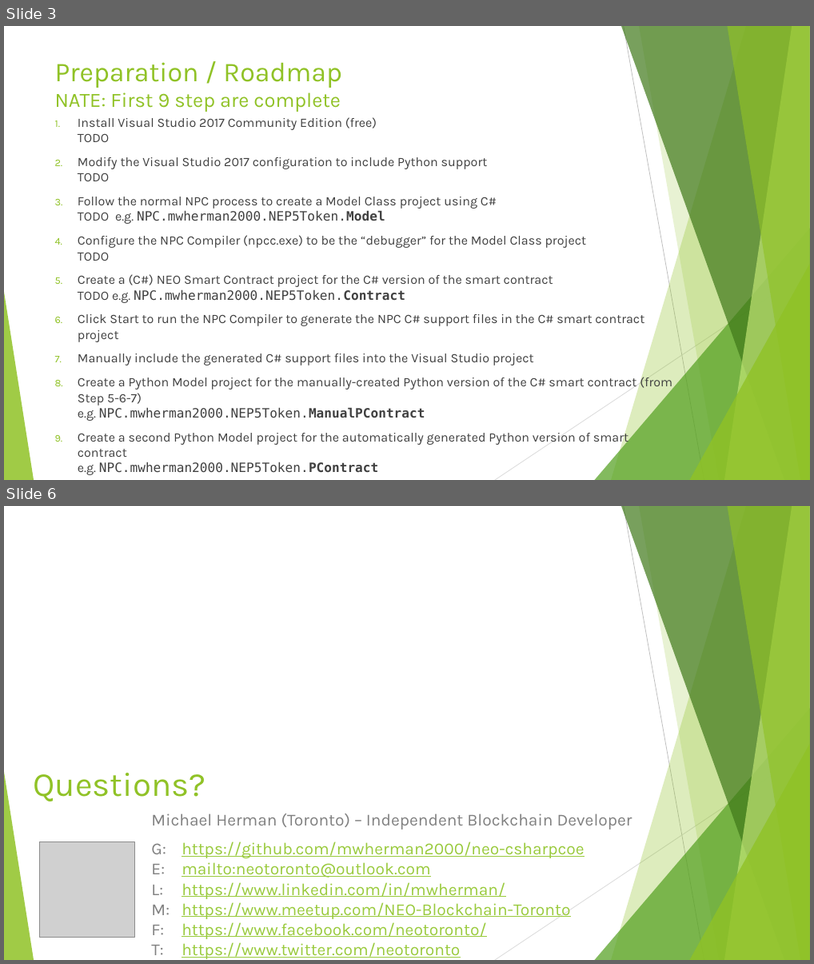
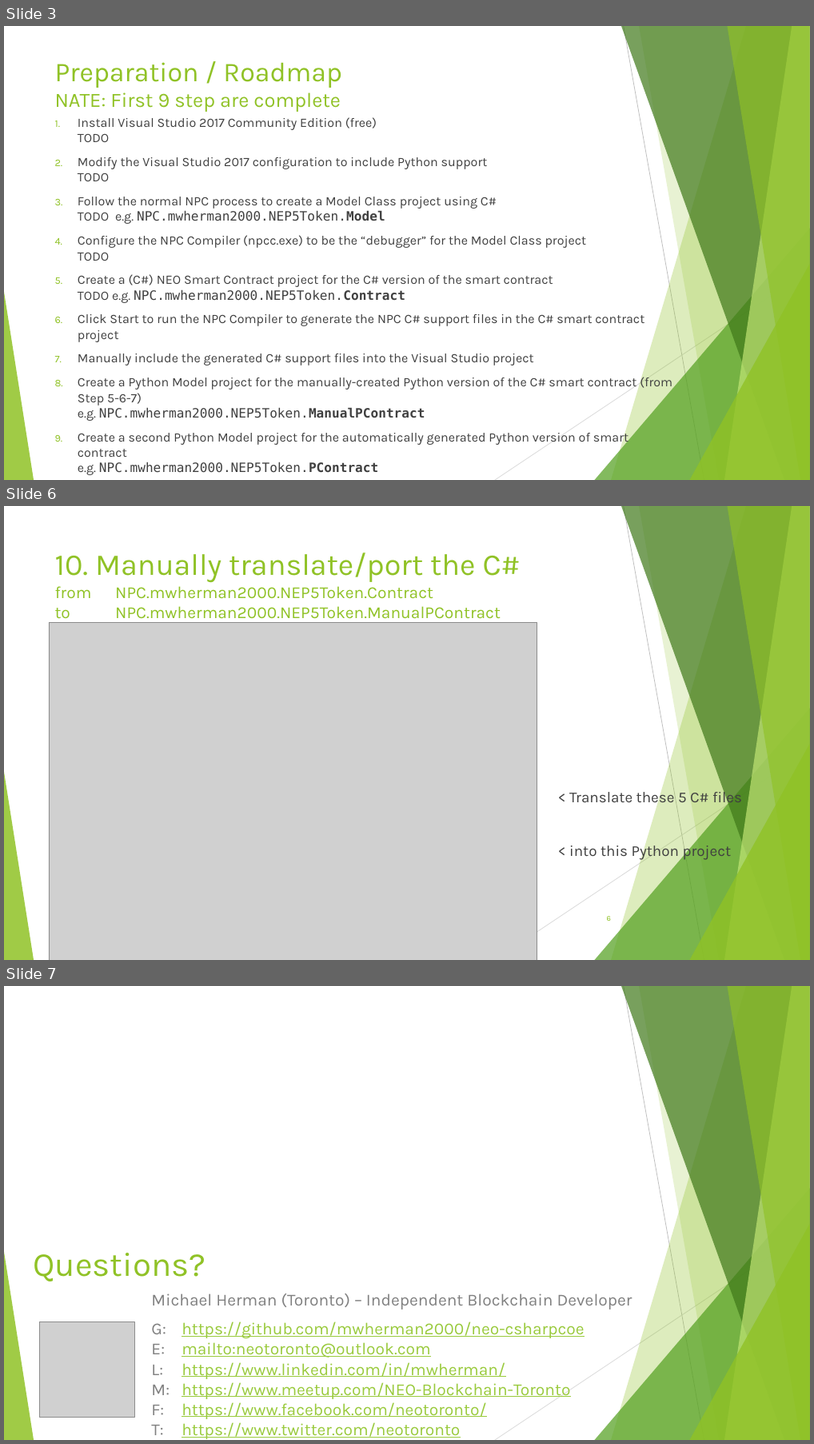
Before and after one commit to mwherman2000/neo-npcc2-python, a slide deck: Docs/NEO Persistable Classes 2.0 Platform for Python v0.1.pptx. Shown one above the other, each under a label of ours: slides 3 and 6 before the commit, slides 3, 6 and 7 after it; the slides between them are not shown. The pictures are 814x964 and 814x1444 pixels, drawn with LibreOffice and Linux fonts; fonts in the diff are those of the drawing; grey boxes stand for pictures. Boxes give left, top, right and bottom in pixels: in the first picture for what was removed or moved away, otherwise in the second. Text is boxed around its words. In the diff, an @@ line names an element or a change of style, - is before the commit and + after.

```diff
--- a/Docs/NEO Persistable Classes 2.0 Platform for Python v0.1.pptx
+++ b/Docs/NEO Persistable Classes 2.0 Platform for Python v0.1.pptx
@@ slide 6 added at <box>4,506,810,960</box>, background #FFFFFF; not listed: 10 template elements that a slide beside it also shows @@
@@ title added at <box>55,552,521,623</box>, 20 pt, text #90C226 @@
+10. Manually translate/port the C#
+from NPC.mwherman2000.NEP5Token.Contract
+to NPC.mwherman2000.NEP5Token.ManualPContract
@@ picture added at <box>49,622,537,960</box> @@
@@ text added at <box>570,788,742,860</box>, 18 pt, text #404040 @@
+< Translate these 5 C# files
+< into this Python project
@@ page number added at <box>607,916,611,920</box>, 9 pt, text #90C226 @@
+6
@@ what was slide 6 is now slide 7 @@
```
Also in this commit, not shown: 2 slides changed, 1 other file.
